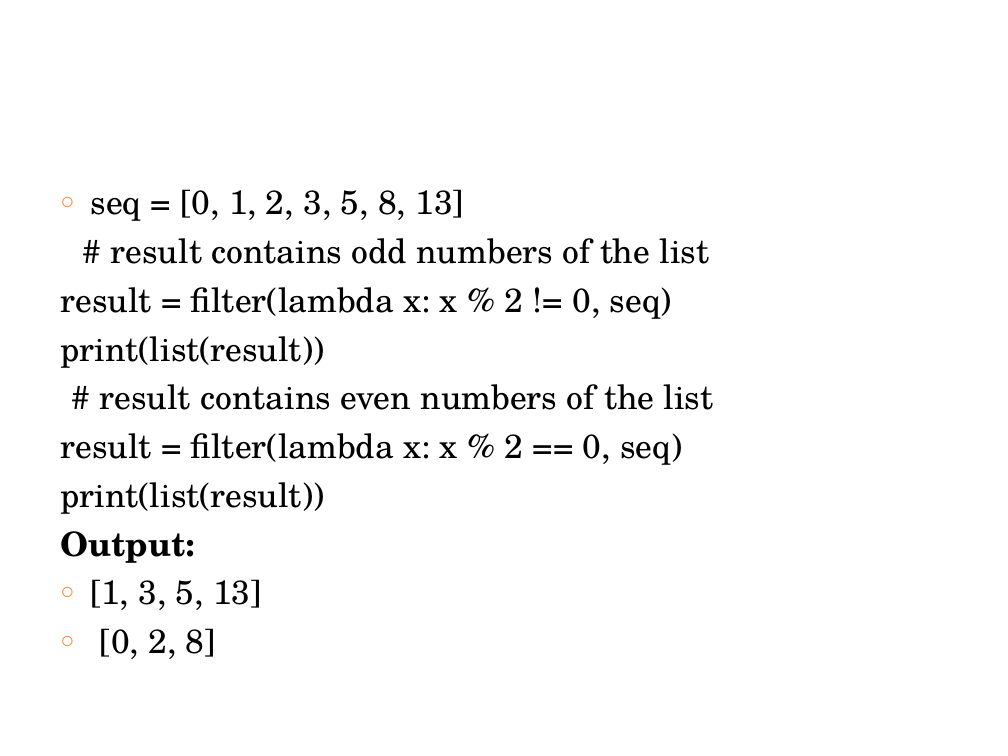
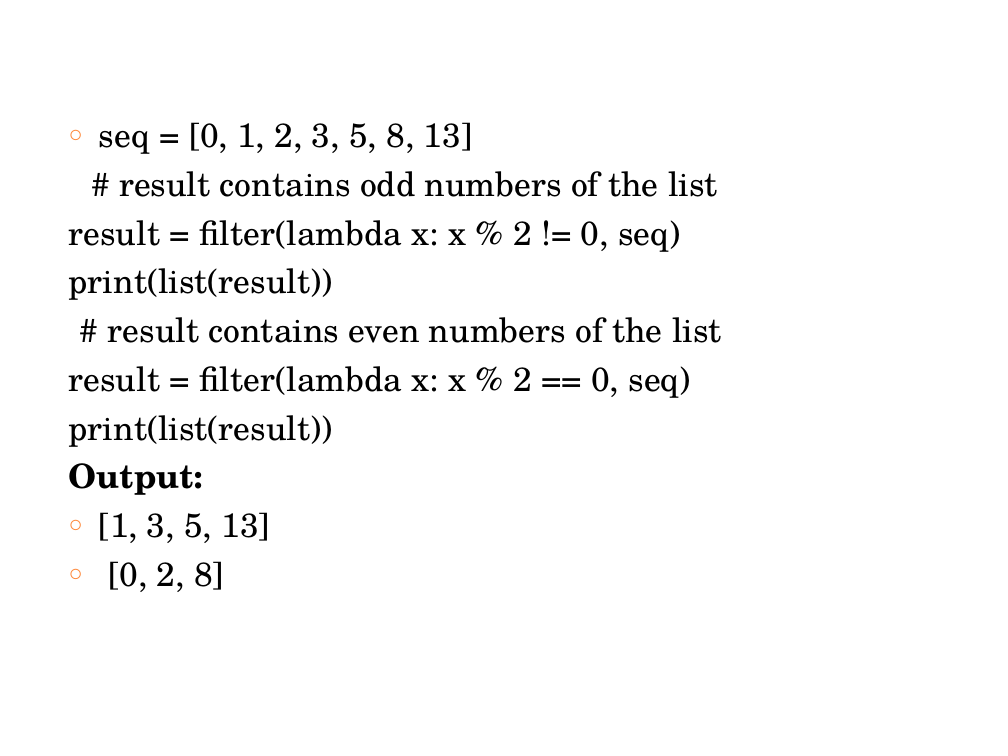
Before and after one commit to RashmivernekarN/ai_with_python_keonics, a slide deck: slide 24 of Module4/Module 4.pptx. Drawn at 1008x756 pixels with LibreOffice and Linux fonts; fonts in the diff are those of the drawing. Boxes give left, top, right and bottom in pixels: in the first picture for what was removed or moved away, otherwise in the second. Text is boxed around its words. In the diff, an @@ line names an element or a change of style, - is before the commit and + after.

```diff
--- a/Module4/Module 4.pptx
+++ b/Module4/Module 4.pptx
@@ text "seq = [0, 1, 2, ...": place and size @@
-text "seq = [0, 1, 2, ..." at [60,189,713,659]
+text "seq = [0, 1, 2, ..." at [69,122,721,592]
```
Also in this commit, not shown: 6 other slides changed, 3 slides added, 1 slide removed, 10 other files.
